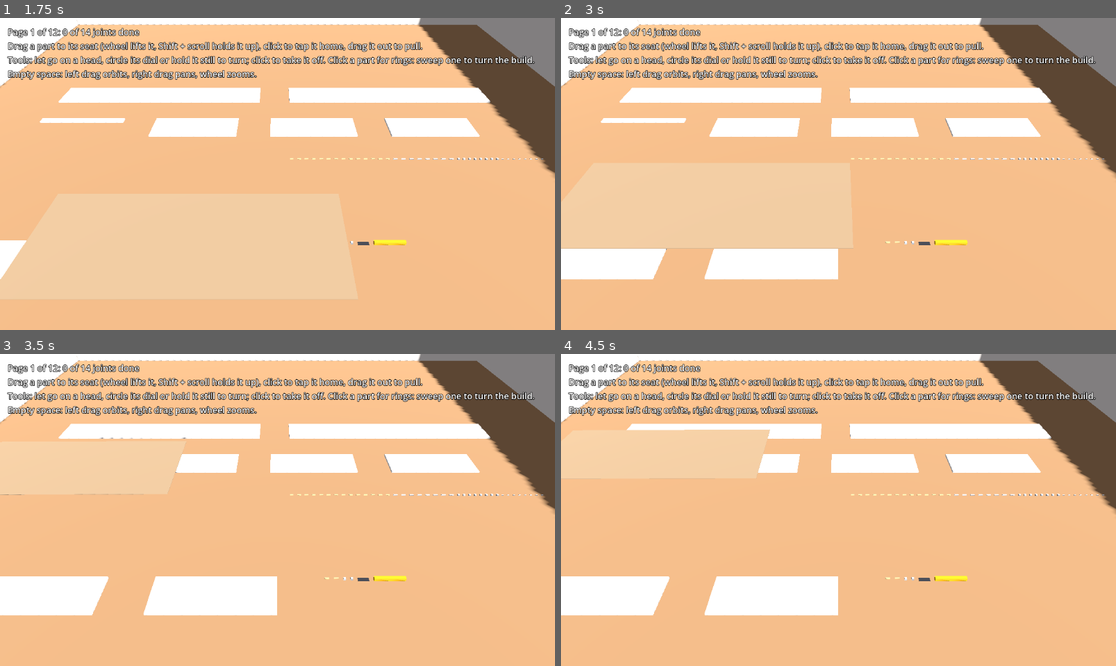
Above: before the commit, frames 1-4 (two rows, left to right).
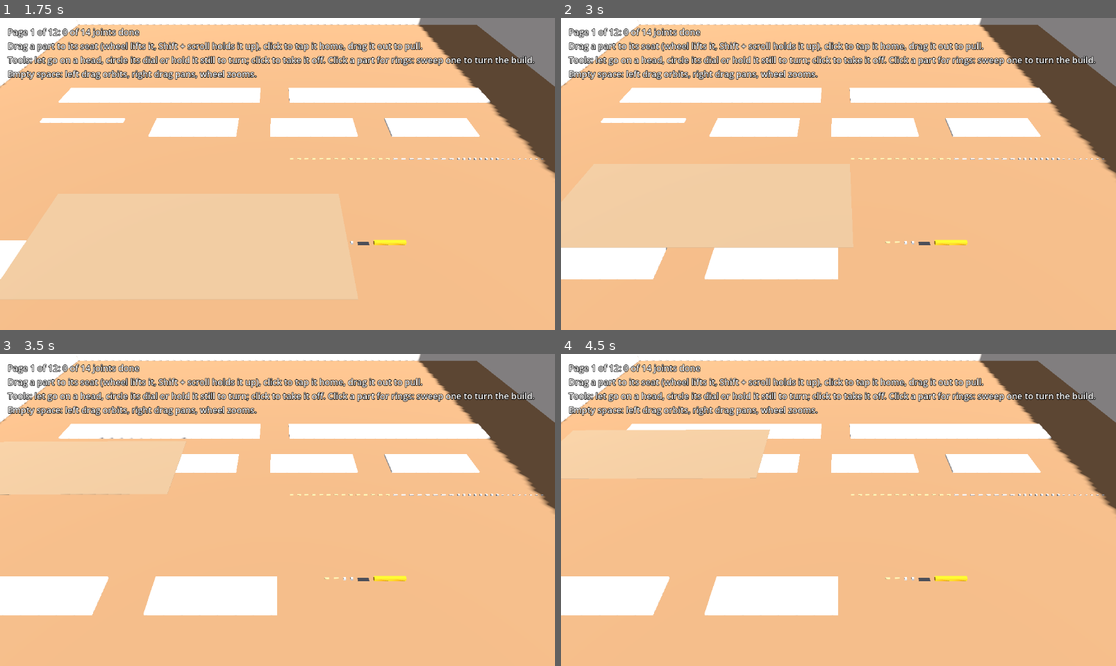
Above: after the commit, the same moments.

Repository: benfeltz/skruv
Game: Godot game, scene res://scenes/world.tscn
Same seed, same stepped clock (60 frames per second), same inputs: the game is played once before the commit and once after it.
Inputs (mouse positions are in pixels of both pictures, inside the frame that each line leads up to):
- Up to frame 1 (1.75 s): tap Enter at 0.5 s; move the mouse to (399, 158) at 0.52 s; tap Shift at 0.6 s; click (399, 158) at 0.67 s; tap Space at 1.25 s; drag from (166, 189) to (249, 236) at 1.27 s
- Up to frame 2 (3 s): tap Enter at 2 s; move the mouse to (894, 105) at 2.02 s; tap Shift at 2.1 s; click (894, 105) at 2.17 s; tap Space at 2.75 s; drag from (810, 236) to (672, 127) at 2.77 s
- Up to frame 3 (3.5 s): no input
- Up to frame 4 (4.5 s): move the mouse to (1005, 556) at 3.52 s; tap Shift at 3.6 s; click (1005, 556) at 3.67 s; tap Enter at 4.25 s; drag from (672, 463) to (755, 432) at 4.27 s

Frame 1 is identical in both runs. In frame 2, 0.2% of the frame differs, in the area x 0-53%, y 73-74%; in frame 3, less than 0.1%; in frame 4, less than 0.1%.

Commit message:
spike: step 7 — back to attempt 2 (attempt 3 reverted)
Speculative contact distance back to 2 mm. Attempt 2 stands: the build completes by hand in Jolt, the carcass holds within 0.040 deg, adjustableShelf-2 moves 21.39 mm.

Co-Authored-By: Claude Opus 5.5 <noreply@anthropic.com>

Diff:
--- a/godot/project.godot
+++ b/godot/project.godot
@@ -26,8 +26,7 @@
 jolt_physics_3d/simulation/position_steps=20
 ; Tuning attempt 4 (step 5, beyond the plan): contact slop and speculative distance, from 20 mm.
 jolt_physics_3d/simulation/penetration_slop=0.001
-; Tuning attempt 3 (2.0.4.4 step 7): back to Jolt's 20 mm, which 2.0.4.2 found catches a shelf on its pins.
-jolt_physics_3d/simulation/speculative_contact_distance=0.02
+jolt_physics_3d/simulation/speculative_contact_distance=0.002
 
 [editor_plugins]
 
